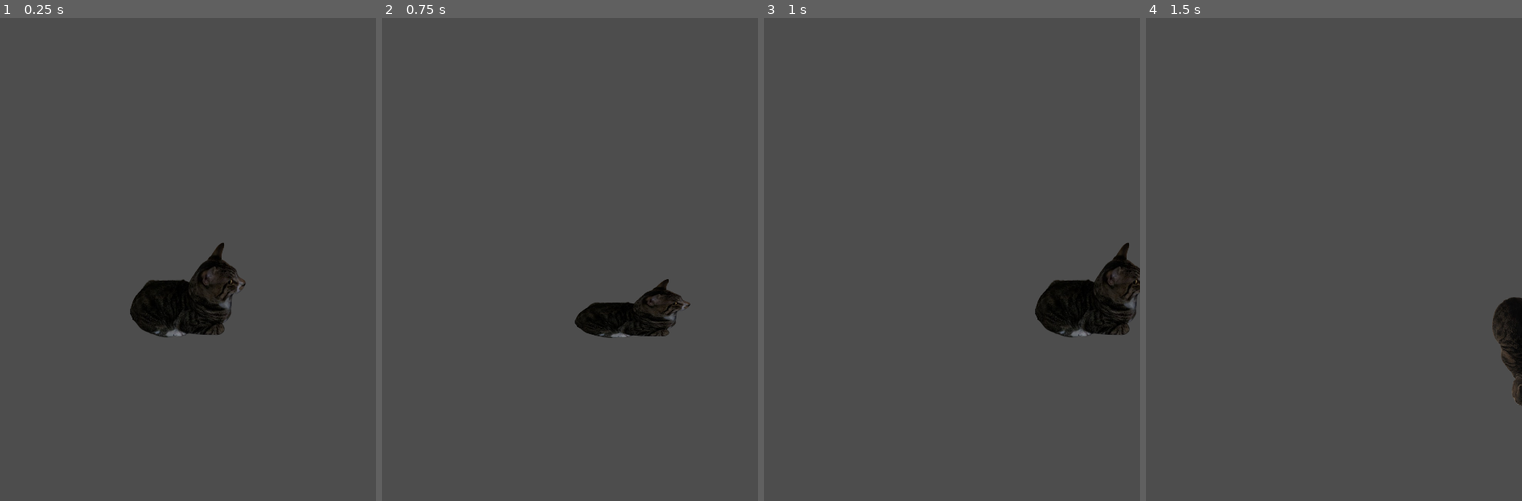
Above: before the commit, frames 1-4 (left to right).
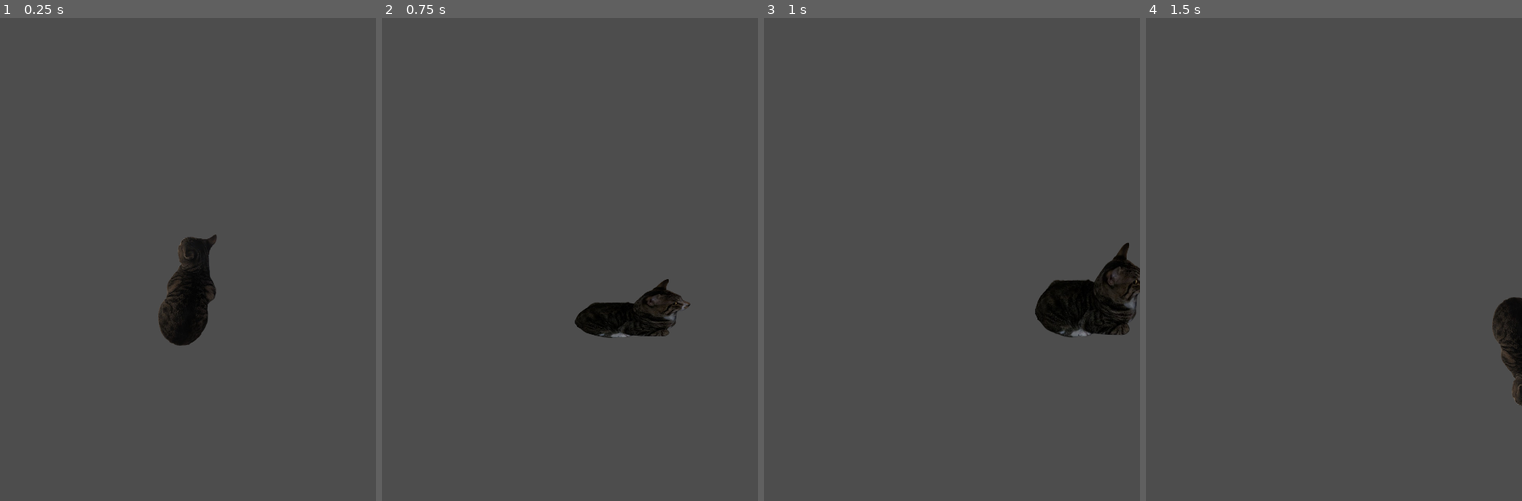
Above: after the commit, the same moments.

Repository: Edwartoes/Miso-Hates-Baths
Game: Godot game, scene res://main.tscn
Same seed, same stepped clock (60 frames per second), same inputs: the game is played once before the commit and once after it.
Inputs:
- Up to frame 1 (0.25 s): no input
- Up to frame 2 (0.75 s): tap Enter at 0.5 s; hold Right (moveRight) from 0.53 s (still down)
- Up to frame 3 (1 s): keep holding Right (moveRight)
- Up to frame 4 (1.5 s): release Right (moveRight) at 1.28 s; hold Down (moveDown) from 1.28 s (still down)

The runs differ from the first frame. In frame 1, 2.9% of the frame differs, in the area x 34-66%, y 44-68%; in frame 2, nothing differs; in frame 3, nothing differs; in frame 4, nothing differs.

Commit message:
exporting + hud changes
made exporting possible plus added some changes to hud

Diff:
--- a/Player/Miso.tscn
+++ b/Player/Miso.tscn
@@ -40,11 +40,13 @@
 "speed": 10.0
 }]
 
-[sub_resource type="RectangleShape2D" id="RectangleShape2D_5uhik"]
-size = Vector2(24.848282, 13.16482)
+[sub_resource type="CapsuleShape2D" id="CapsuleShape2D_e7fdf"]
+radius = 3.0720983
+height = 29.121847
 
-[sub_resource type="RectangleShape2D" id="RectangleShape2D_kd4xn"]
-size = Vector2(9.968437, 11.389641)
+[sub_resource type="CapsuleShape2D" id="CapsuleShape2D_5uhik"]
+radius = 5.6034083
+height = 22.828098
 
 [node name="PlayerMiso" type="Area2D" unique_id=1773287103]
 scale = Vector2(0.99000806, 1.0214486)
@@ -55,17 +57,19 @@
 position = Vector2(0, 0.97900176)
 scale = Vector2(0.49593785, 0.46319106)
 sprite_frames = SubResource("SpriteFrames_e7fdf")
-animation = &"walk"
+animation = &"up"
 
-[node name="CollisionShape2D (Body)" type="CollisionShape2D" parent="." unique_id=2019348646]
+[node name="CollisionShape2D (UpDown)" type="CollisionShape2D" parent="." unique_id=1531684136]
+position = Vector2(5, 0)
+rotation = -3.1415925
+scale = Vector2(-7.024, 5)
+shape = SubResource("CapsuleShape2D_e7fdf")
+
+[node name="CollisionShape2D (LeftRight)" type="CollisionShape2D" parent="." unique_id=2019348646]
+visible = false
 position = Vector2(-9.595878, 21.912048)
+rotation = 1.5707964
 scale = Vector2(5, 5)
-shape = SubResource("RectangleShape2D_5uhik")
-
-[node name="CollisionShape2D (Head)" type="CollisionShape2D" parent="." unique_id=1531684136]
-position = Vector2(38.888554, -15.59053)
-rotation = -3.1415925
-scale = Vector2(5.573101, -3.9668572)
-shape = SubResource("RectangleShape2D_kd4xn")
+shape = SubResource("CapsuleShape2D_5uhik")
 
 [connection signal="body_entered" from="." to="." method="_on_body_entered"]
--- a/Player/playerMiso.gd
+++ b/Player/playerMiso.gd
@@ -8,8 +8,8 @@
 func start(pos):
 	position = pos
 	show()
-	$"CollisionShape2D (Body)".disabled = false
-	$"CollisionShape2D (Head)".disabled = false
+	$"CollisionShape2D (UpDown)".disabled = false
+	$"CollisionShape2D (LeftRight)".disabled = false
 
 
 # Called when the node enters the scene tree for the first time.
@@ -40,16 +40,21 @@
 	if velocity.x != 0:
 		$AnimatedSprite2D.animation = "walk"
 		$AnimatedSprite2D.flip_v = false
-		# See the note below about the following boolean assignment.
 		$AnimatedSprite2D.flip_h = velocity.x < 0
+		$"CollisionShape2D (UpDown)".set_deferred("disabled", false)
+		$"CollisionShape2D (LeftRight)".set_deferred("disabled", true)
+
 	elif velocity.y != 0:
 		$AnimatedSprite2D.animation = "up"
 		$AnimatedSprite2D.flip_v = velocity.y > 0
+		$"CollisionShape2D (UpDown)".set_deferred("disabled", true)
+		$"CollisionShape2D (LeftRight)".set_deferred("disabled", false)
+
 
 
 func _on_body_entered(_body):
 	hide() # Player disappears after being hit.
 	hit.emit()
 	# Must be deferred as we can't change physics properties on a physics callback.
-	$"CollisionShape2D (Body)".set_deferred("disabled", true)
-	$"CollisionShape2D (Head)".set_deferred("disabled", true)
+	$"CollisionShape2D (UpDown)".set_deferred("disabled", true)
+	$"CollisionShape2D (LeftRight)".set_deferred("disabled", true)
--- a/UI/hud.tscn
+++ b/UI/hud.tscn
@@ -1,17 +1,35 @@
 [gd_scene format=3 uid="uid://dj1o1vl4yqv1r"]
+
+[ext_resource type="FontFile" uid="uid://d30vqlgbnof88" path="res://UI/FriendsZ-6RB0D.ttf" id="1_ne75i"]
 
 [node name="HUD" type="CanvasLayer" unique_id=601760755]
 
-[node name="Label" type="Label" parent="." unique_id=1874507735]
+[node name="ScoreLabel" type="Label" parent="." unique_id=1874507735]
+anchors_preset = 5
+anchor_left = 0.5
+anchor_right = 0.5
+offset_left = -20.0
+offset_right = 20.0
+offset_bottom = 65.0
+grow_horizontal = 2
+size_flags_horizontal = 4
+theme_override_fonts/font = ExtResource("1_ne75i")
+theme_override_font_sizes/font_size = 64
+text = "0"
+
+[node name="Message" type="Label" parent="." unique_id=1559130171]
 offset_right = 40.0
 offset_bottom = 23.0
+size_flags_horizontal = 4
+theme_override_fonts/font = ExtResource("1_ne75i")
+theme_override_font_sizes/font_size = 64
+text = "DON'T GET SOGGED!!!"
 
-[node name="Label2" type="Label" parent="." unique_id=1559130171]
-offset_right = 40.0
-offset_bottom = 23.0
-
-[node name="Button" type="Button" parent="." unique_id=1138216871]
+[node name="StartButton" type="Button" parent="." unique_id=1138216871]
 offset_right = 8.0
 offset_bottom = 8.0
+theme_override_fonts/font = ExtResource("1_ne75i")
+theme_override_font_sizes/font_size = 64
+text = "Start"
 
-[node name="Timer" type="Timer" parent="." unique_id=1543608614]
+[node name="MessageTimer" type="Timer" parent="." unique_id=1543608614]
Binary file added: UI/FriendsZ-6RB0D.ttf
Not shown, added: UI/FriendsZ-6RB0D.ttf.import
Not shown, added: export_presets.cfg
Not shown, added: Miso Hates Baths v0.2.console.exe
Not shown, added: Miso Hates Baths v0.2.exe
Not shown, added: Miso Hates Baths v0.2.pck
